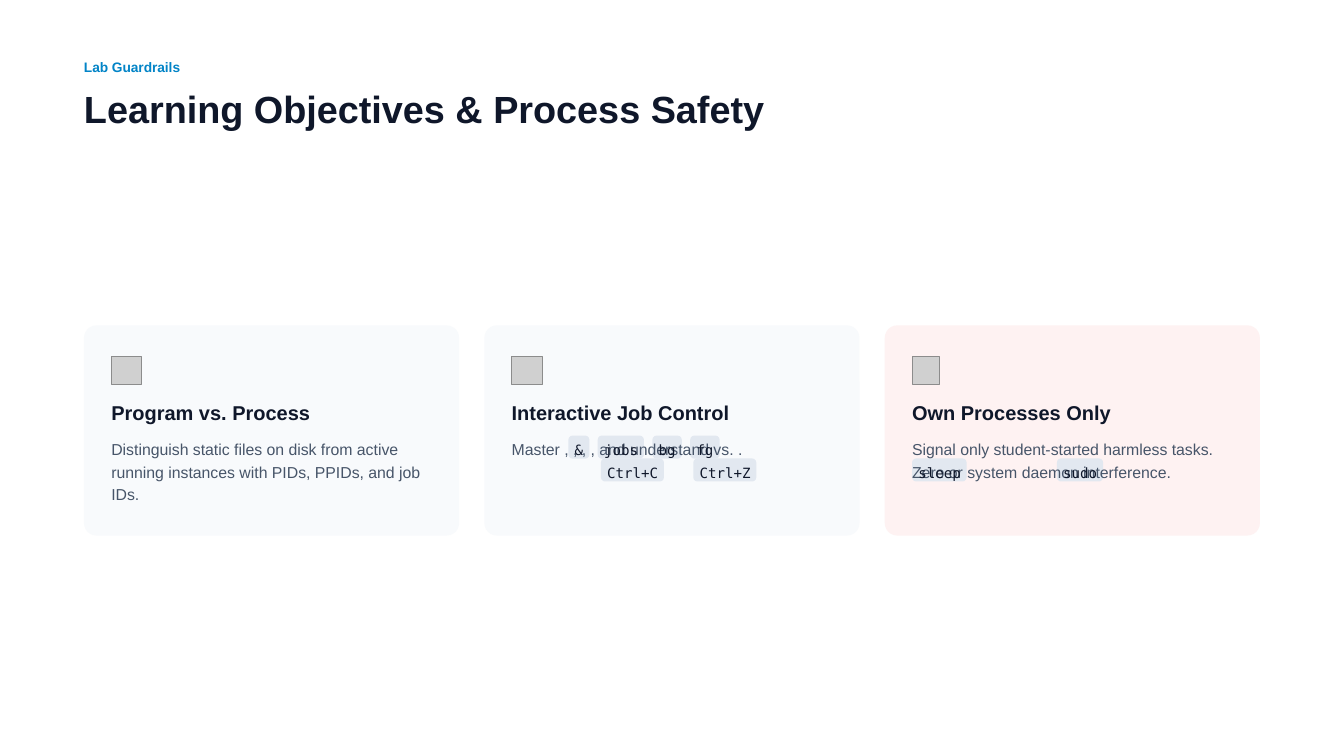
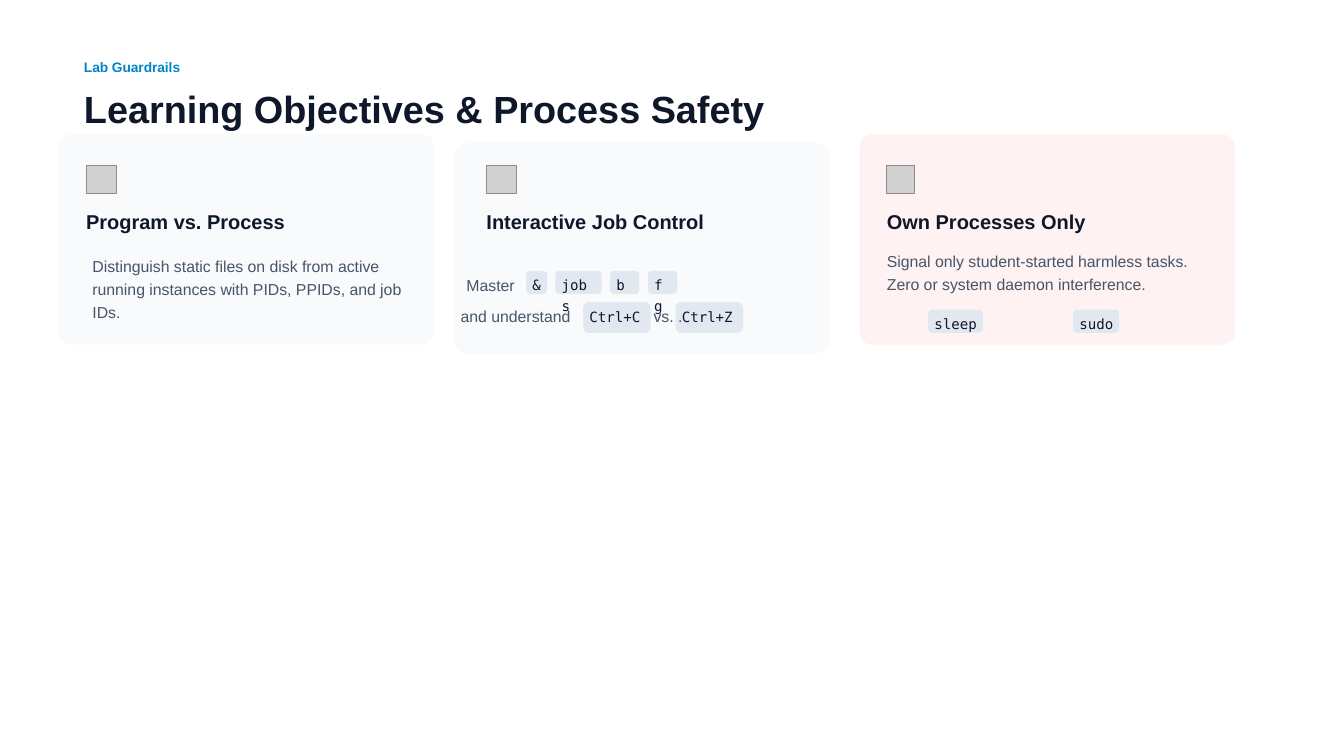
Before and after one commit to flybfree/Linux_Introduction_recovered, a slide deck: slide 2 of Presentation/Lesson 5_ Processes and Job Control.pptx. Drawn at 1344x756 pixels with LibreOffice and Linux fonts; fonts in the diff are those of the drawing; grey boxes stand for pictures. Boxes give left, top, right and bottom in pixels: in the first picture for what was removed or moved away, otherwise in the second. Text is boxed around its words. In the diff, an @@ line names an element or a change of style, - is before the commit and + after.

```diff
--- a/Presentation/Lesson 5_ Processes and Job Control.pptx
+++ b/Presentation/Lesson 5_ Processes and Job Control.pptx
@@ rounded rectangle: place and size @@
-rounded rectangle at box(485, 326, 860, 536)
+rounded rectangle at box(455, 143, 830, 354)
@@ 4 texts, 3 pictures, 2 rounded rectangles: place and size @@
-4 texts, 3 pictures, 2 rounded rectangles at box(84, 326, 1260, 536)
+4 texts, 3 pictures, 2 rounded rectangles at box(58, 134, 1235, 345)
@@ text "Distinguish static files on disk ...": place and size @@
-text "Distinguish static files on disk ..." at box(111, 443, 420, 500)
+text "Distinguish static files on disk ..." at box(92, 260, 401, 318)
@@ text at box(466, 280, 514, 291): text changed @@
-Master , , , , and understand vs. .
+Master
@@ rounded rectangle: place and size @@
-rounded rectangle at box(569, 436, 590, 459)
+rounded rectangle at box(526, 271, 547, 294)
@@ text "&" rewrapped from box(575, 438, 615, 457) to box(532, 273, 540, 292) @@
@@ rounded rectangle: place and size @@
-rounded rectangle at box(598, 436, 644, 459)
+rounded rectangle at box(556, 271, 602, 294)
@@ text "jobs" rewrapped from box(604, 443, 638, 458) to box(562, 273, 594, 292) @@
@@ rounded rectangle: place and size @@
-rounded rectangle at box(652, 436, 682, 459)
+rounded rectangle at box(610, 271, 639, 294)
@@ text "bg" rewrapped from box(659, 443, 676, 458) to box(616, 273, 632, 292) @@
@@ rounded rectangle: place and size @@
-rounded rectangle at box(691, 436, 720, 459)
+rounded rectangle at box(648, 271, 678, 294)
@@ text "fg" rewrapped from box(697, 443, 714, 458) to box(654, 273, 670, 292) @@
@@ text added at box(461, 310, 674, 322), 11.2 pt, text #475569 @@
+and understand vs. .
@@ rounded rectangle: place and size @@
-rounded rectangle at box(601, 459, 663, 482)
+rounded rectangle at box(583, 302, 650, 333)
@@ text "Ctrl+C": place and size @@
-text "Ctrl+C" at box(607, 467, 658, 478)
+text "Ctrl+C" at box(589, 311, 640, 322)
@@ rounded rectangle: place and size @@
-rounded rectangle at box(694, 459, 756, 482)
+rounded rectangle at box(676, 302, 743, 333)
@@ text "Ctrl+Z": place and size @@
-text "Ctrl+Z" at box(700, 467, 751, 478)
+text "Ctrl+Z" at box(682, 311, 733, 322)
@@ 2 texts, 2 rounded rectangles: place and size @@
-2 texts, 2 rounded rectangles at box(912, 459, 1104, 482)
+2 texts, 2 rounded rectangles at box(929, 310, 1120, 333)
```
Also in this commit, not shown: 8 other slides changed, 1 slide added, 7 other files.
